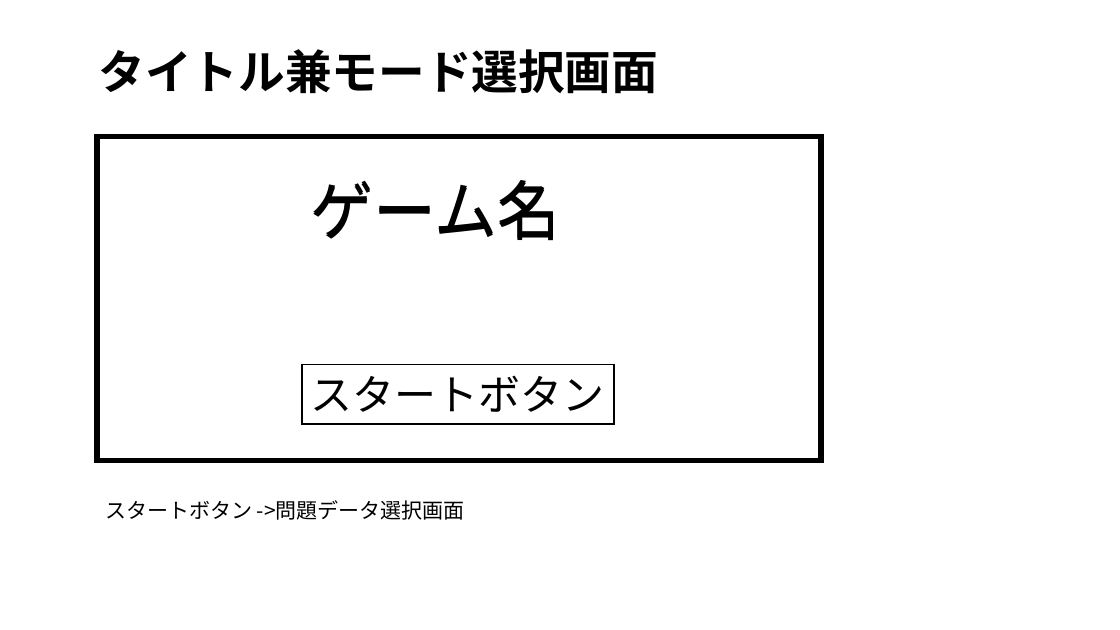
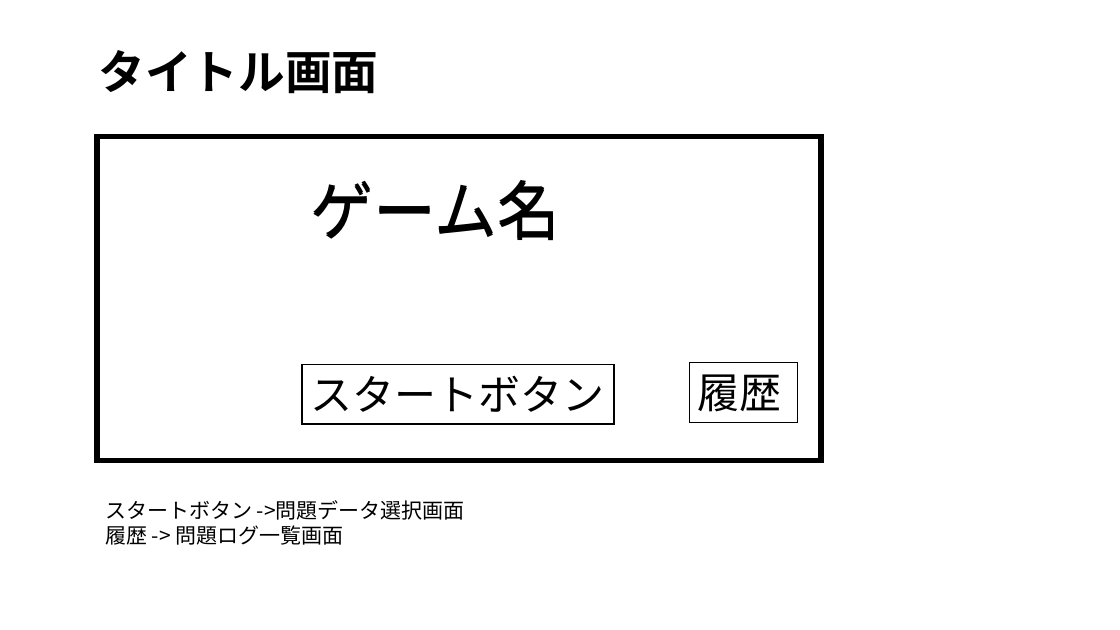
Before and after one commit to tanakai0/stdlib_py_typist, a slide deck: slide 1 of design.pptx. Drawn at 1120x630 pixels with LibreOffice and Linux fonts; fonts in the diff are those of the drawing. Boxes give left, top, right and bottom in pixels: in the first picture for what was removed or moved away, otherwise in the second. Text is boxed around its words. In the diff, an @@ line names an element or a change of style, - is before the commit and + after.

```diff
--- a/design.pptx
+++ b/design.pptx
@@ text at bbox=[99, 50, 379, 94]: text changed @@
-タイトル兼モード選択画面
+タイトル画面
@@ rectangle added at bbox=[690, 363, 798, 423], fill #FFFFFF, outline #000000 1 pt, 36 pt, text #000000 @@
+履歴
@@ text at bbox=[105, 525, 344, 545]: paragraph added @@
+履歴 -> 問題ログ一覧画面
```
Also in this commit, not shown: 6 other slides changed, 6 slides added.
